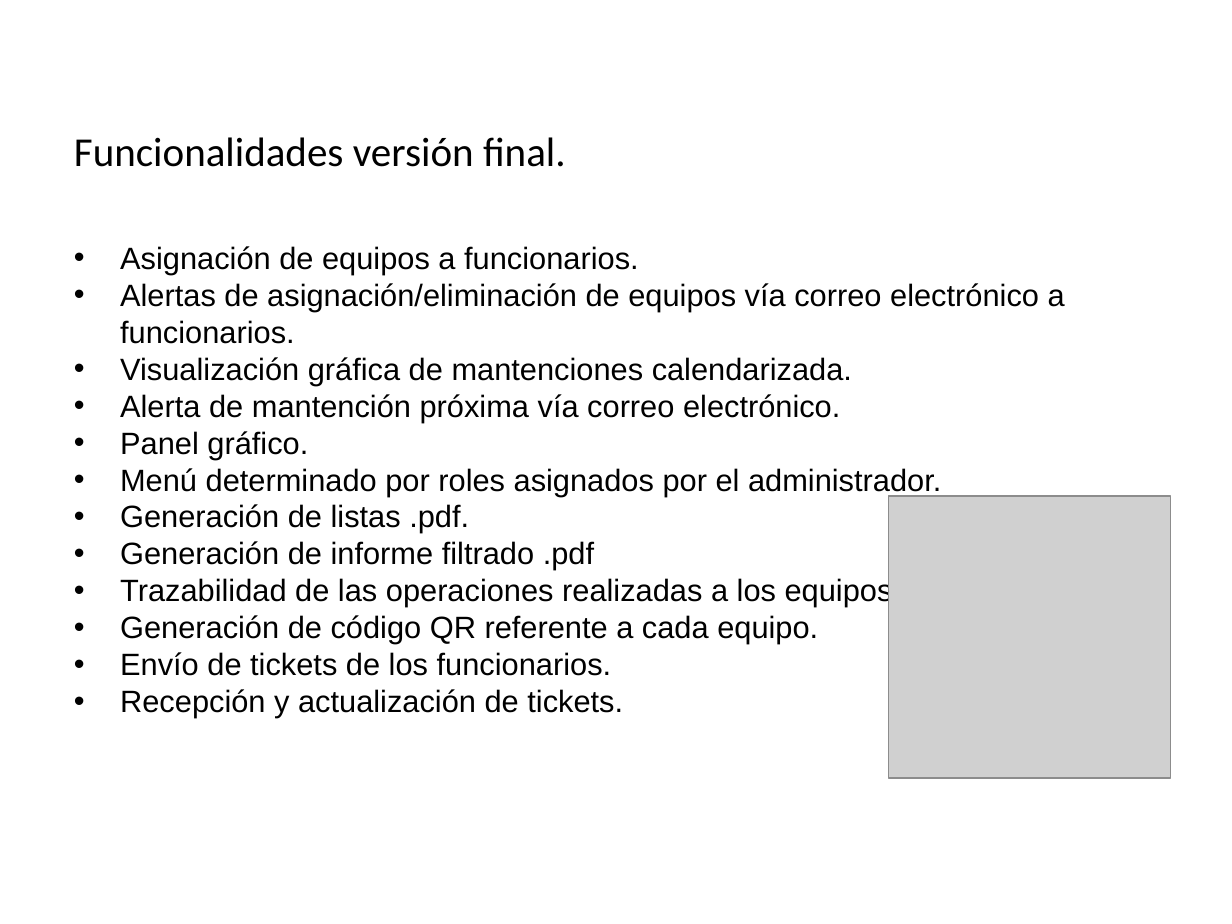
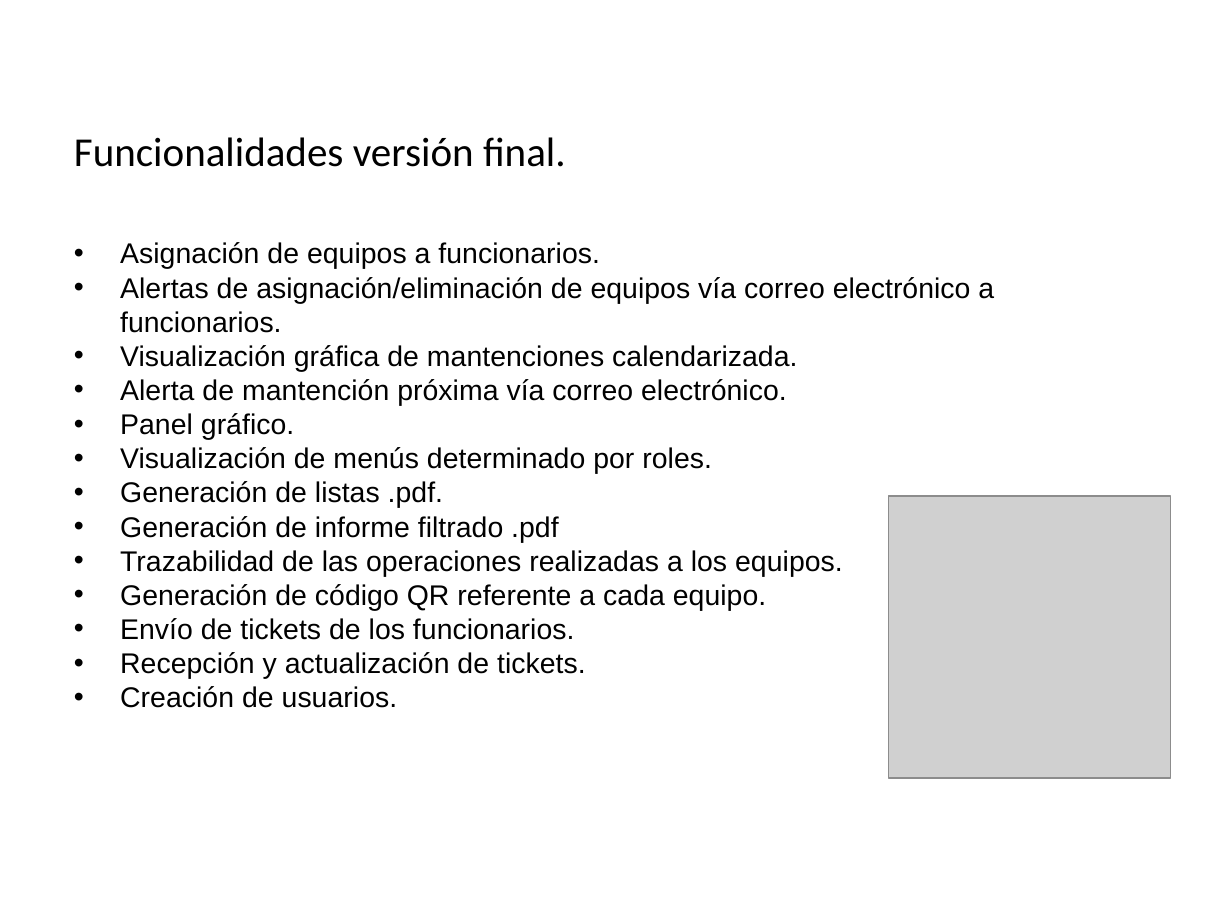
Before and after one commit to brsek04/proyecto_TIS1, a slide deck: slide 3 of ENTREGAS PPTS/Entrega_Final_TIS.pptx. Drawn at 1232x924 pixels with LibreOffice and Linux fonts; fonts in the diff are those of the drawing; grey boxes stand for pictures; background and template pictures are left out. Boxes give left, top, right and bottom in pixels: in the first picture for what was removed or moved away, otherwise in the second. Text is boxed around its words. In the diff, an @@ line names an element or a change of style, - is before the commit and + after.

```diff
--- a/ENTREGAS PPTS/Entrega_Final_TIS.pptx
+++ b/ENTREGAS PPTS/Entrega_Final_TIS.pptx
@@ text at (120,242,994,679): size 18 to 16.6 pt in "Asignación de equipos a funcionarios.", "Alertas de asignación/eliminación de equipos vía correo ...", "Visualización gráfica de mantenciones calendarizada.", "Alerta de mantención próxima vía correo electrónico." and 7 more places @@
@@ text at (120,447,712,474): text changed; size 18 to 16.6 pt @@
-• Menú determinado por roles asignados por el administrador.
+• Visualización de menús determinado por roles.
@@ text at (120,686,398,708): paragraph added @@
+• Creación de usuarios.
```
Also in this commit, not shown: 2 other files.
